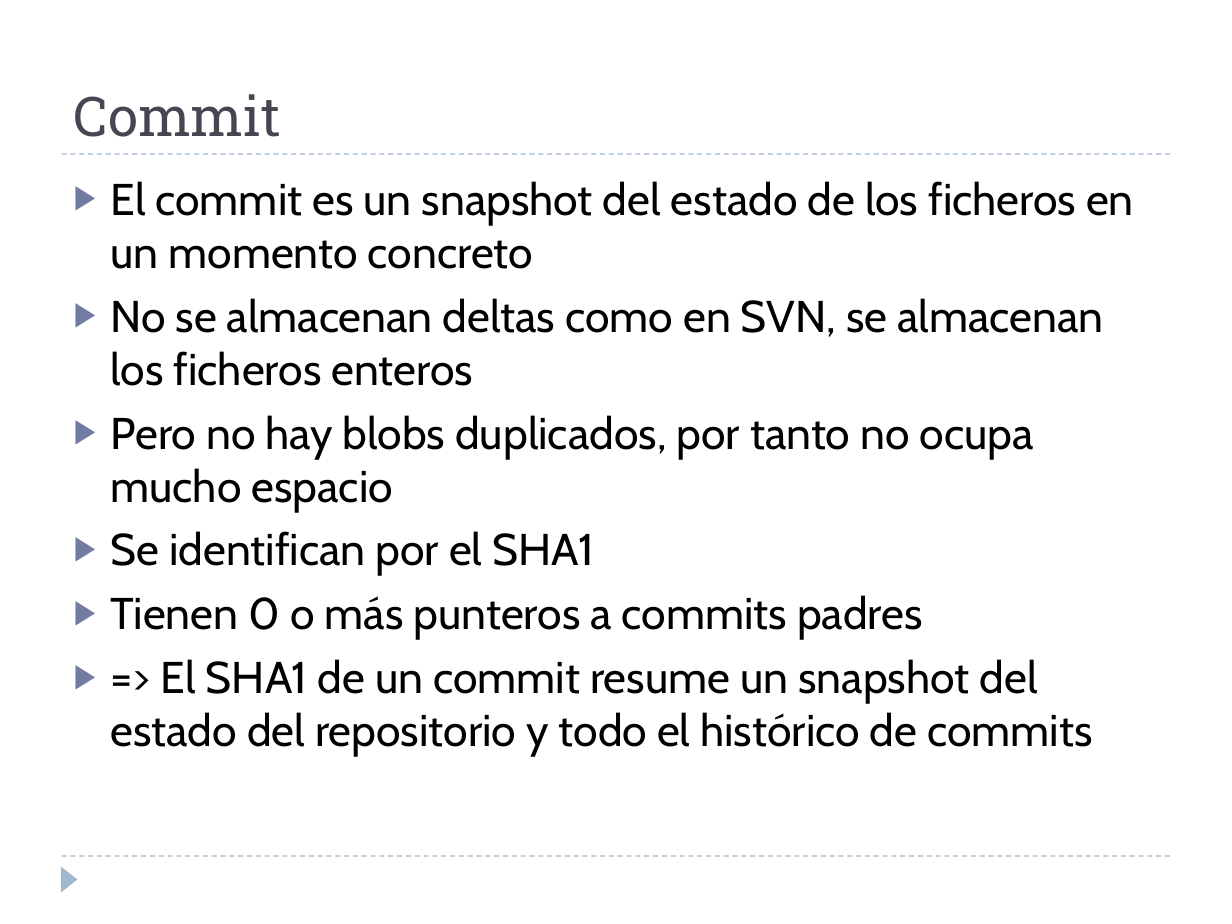
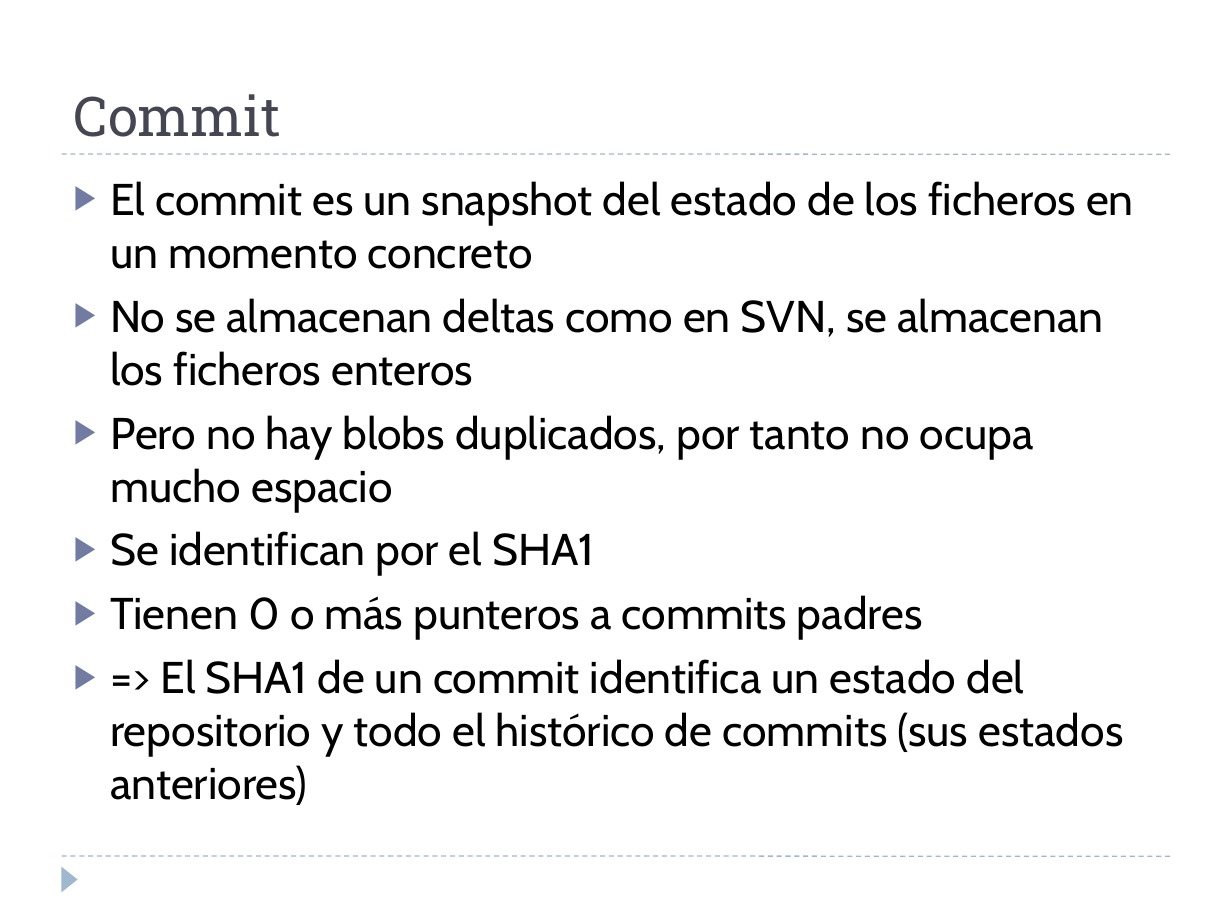
Before and after one commit to martina-if/curso_git, a slide deck: slide 7 of GIT.ppt (slide 8 before the commit). Drawn at 1232x924 pixels with LibreOffice and Linux fonts; fonts in the diff are those of the drawing. Boxes give left, top, right and bottom in pixels: in the first picture for what was removed or moved away, otherwise in the second. Text is boxed around its words. In the diff, an @@ line names an element or a change of style, - is before the commit and + after.

```diff
--- a/GIT.ppt
+++ b/GIT.ppt
@@ text at box(110, 659, 1123, 805): text changed @@
-▶ => El SHA1 de un commit resume un snapshot del estado del repositorio y todo el histórico de commits
+▶ => El SHA1 de un commit identifica un estado del repositorio y todo el histórico de commits (sus estados anteriores)
```
Also in this commit, not shown: 9 other slides changed, 13 slides added.
